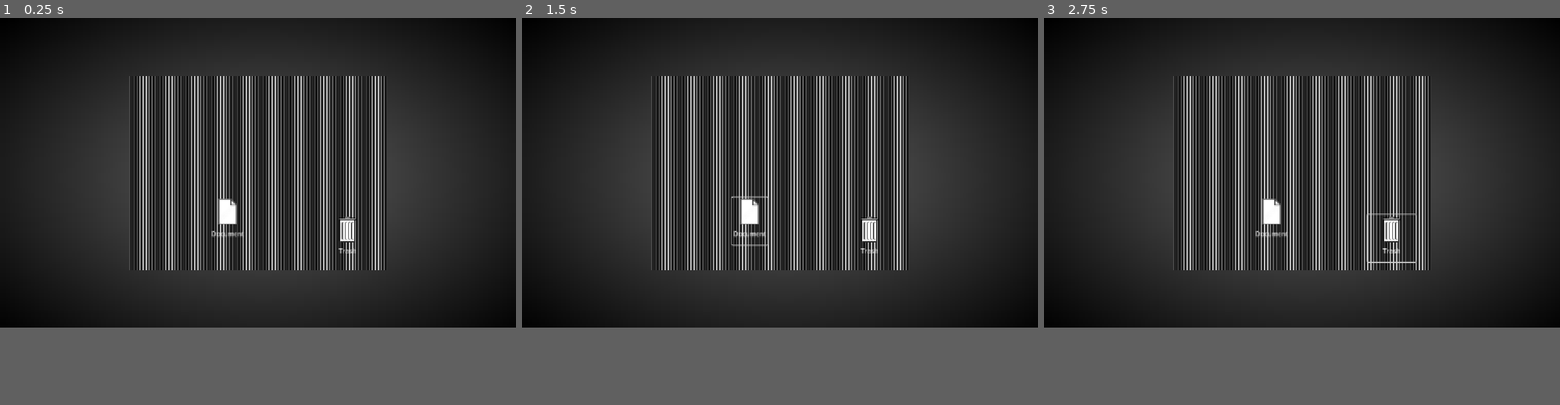
Above: before the commit, frames 1-3 (left to right).
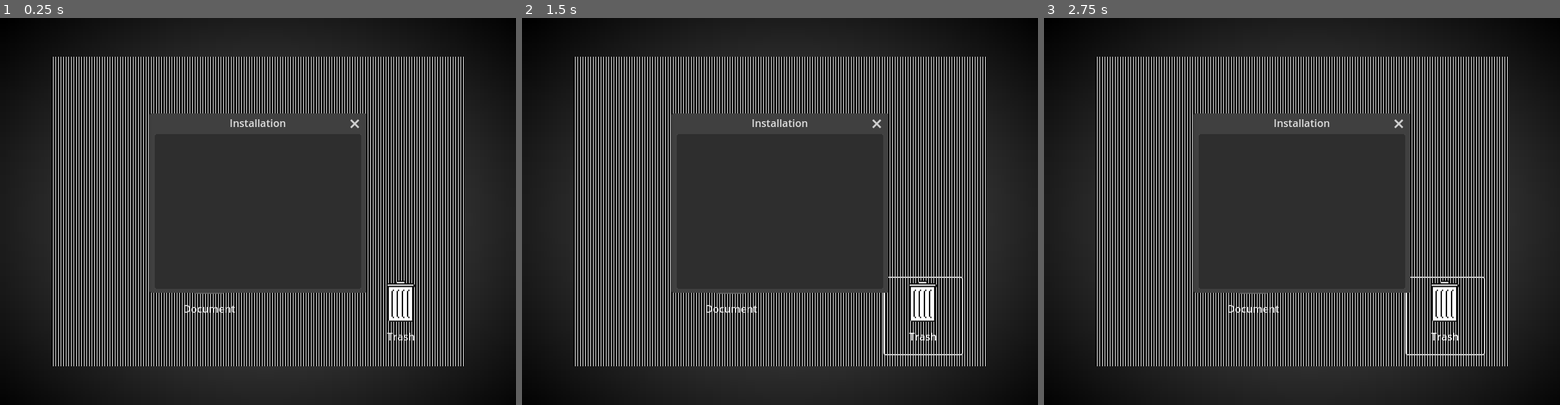
Above: after the commit, the same moments.

Repository: ee0pdt/gwj-78-erase
Game: Godot game, scene res://main.tscn
The game is run twice, just before and just after one commit, with the same random seed, the same clock (stepped at 60 frames per second) and the same inputs.
Inputs:
- Up to frame 1 (0.25 s): no input
- Up to frame 2 (1.5 s): click "Trash" at 0.5 s; click "Document" at 1.25 s
- Up to frame 3 (2.75 s): click "Trash" at 2 s
In our replay, the window is 800x480 before the commit and 800x600 after it. These sizes can differ from the game's own. Grey fills any space a smaller window leaves; there, only what the larger window draws over its background counts as a difference.

The runs differ from the first frame. In frame 1, 51% of the frame differs, in the area x 6-97%, y 10-100%; in frame 2, 51%; in frame 3, 51%.

Commit message:
Draggable icon hover changes

Diff:
--- a/document.gd
+++ b/document.gd
@@ -9,6 +9,7 @@
 	clip_text = true
 	vertical_icon_alignment = VERTICAL_ALIGNMENT_TOP
 	alignment = HORIZONTAL_ALIGNMENT_CENTER
+
 
 func _get_drag_data(_position):
 	# Create a preview of the drag
--- a/main.gd
+++ b/main.gd
@@ -7,8 +7,10 @@
 	%Desktop.document_dropped.connect(_on_document_dropped)
 	%Trash.pressed.connect(_on_document_clicked)
 
+
 func _on_document_clicked():
 	print("Document clicked!")
+
 
 func _on_document_dropped(data, drop_position):
 	# Handle the drop - e.g., move the document to the new position
--- a/main.tscn
+++ b/main.tscn
@@ -55,7 +55,6 @@
 title = "Installation"
 initial_position = 1
 size = Vector2i(320, 240)
-visible = false
 min_size = Vector2i(120, 120)
 max_size = Vector2i(640, 480)
 keep_title_visible = true
@@ -89,6 +88,8 @@
 offset_top = 342.99
 offset_right = 602.0
 offset_bottom = 414.99
+theme_override_colors/font_outline_color = Color(0, 0, 0, 1)
+theme_override_constants/icon_max_width = 64
 text = "Trash"
 icon = ExtResource("2_h2yge")
 flat = true
--- a/panel_container.gd
+++ b/panel_container.gd
@@ -1,11 +1,13 @@
 extends PanelContainer
 
 signal document_dropped(data, drop_position)
+
 
 func _can_drop_data(_position, data):
 	# Check if the incoming drag data is a document
 	return typeof(data) == TYPE_DICTIONARY and data.has("type")
 
+
 func _drop_data(at_position, data):
 	# Emit signal with the drop data and position
 	print(data, at_position)
--- a/project.godot
+++ b/project.godot
@@ -17,8 +17,8 @@
 
 [display]
 
-window/size/viewport_width=1280
-window/size/viewport_height=768
+window/size/viewport_width=800
+window/size/viewport_height=600
 window/stretch/mode="canvas_items"
 
 [rendering]
--- a/trash.gd
+++ b/trash.gd
@@ -4,17 +4,23 @@
 
 signal document_dropped(data, drop_position)
 
+var original_icon := icon
+var contents: Array[Node]
 
-var original_icon := icon
 
 func _can_drop_data(_position, data):
 	# Check if the incoming drag data is a document
 	return typeof(data) == TYPE_DICTIONARY and data.has("type") and data["type"] == "document"
 
+
 func _drop_data(at_position, data):
 	# Emit signal with the drop data and position
 	print(data, at_position)
 	document_dropped.emit(data, at_position)
+	contents.append(data.model)
+	data.model.hide()
+	icon = original_icon
+
 
 func _notification(what):
 	var hover_icon = load(hover_icon_file)
@@ -28,12 +34,14 @@
 			# Handle mouse hover exit
 			icon = original_icon
 
+
 func _ready():
 	mouse_default_cursor_shape = Control.CURSOR_POINTING_HAND
 	flat = true  # Makes the button background transparent
 	clip_text = true
 	vertical_icon_alignment = VERTICAL_ALIGNMENT_TOP
 	alignment = HORIZONTAL_ALIGNMENT_CENTER
+
 
 func _get_drag_data(_position):
 	# Create a preview of the drag
--- a/window_2.gd
+++ b/window_2.gd
@@ -1,6 +1,7 @@
 extends Window
 
 @onready var parent_panel = get_parent()  # Ensure the parent is correctly set
+
 
 func _process(delta):
 	if parent_panel and parent_panel is Panel:
